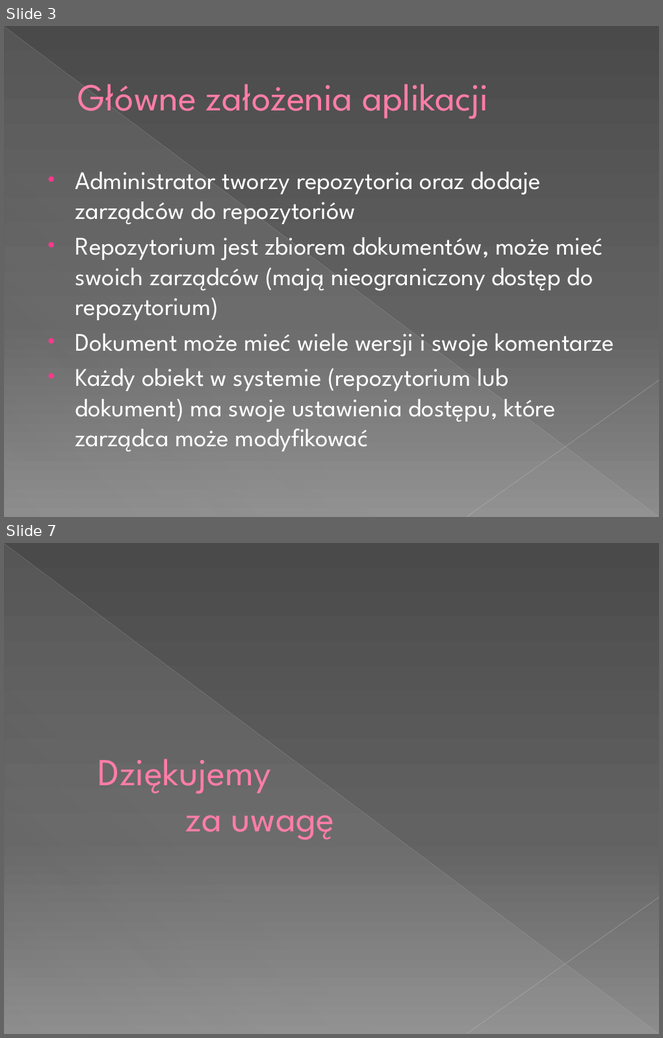
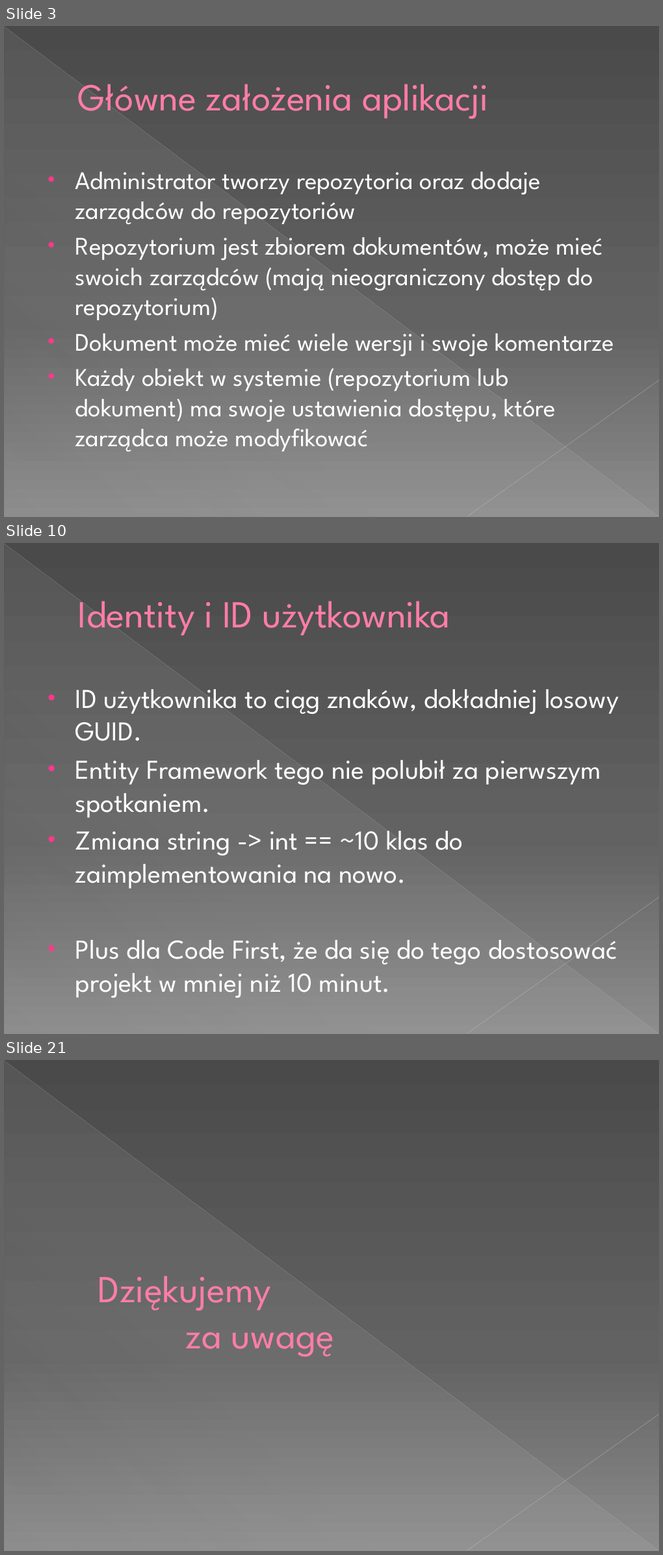
Before and after one commit to tMaxx/docspin, a slide deck: prez/112 Aplikacja do zarządzania obiegiem dokumentów.pptx. Shown one above the other, each under a label of ours: slides 3 and 7 before the commit, slides 3, 10 and 21 after it; the slides between them are not shown. The pictures are 663x1038 and 663x1555 pixels, drawn with LibreOffice and Linux fonts; fonts in the diff are those of the drawing. Boxes give left, top, right and bottom in pixels: in the first picture for what was removed or moved away, otherwise in the second. Text is boxed around its words. In the diff, an @@ line names an element or a change of style, - is before the commit and + after.

```diff
--- a/prez/112 Aplikacja do zarządzania obiegiem dokumentów.pptx
+++ b/prez/112 Aplikacja do zarządzania obiegiem dokumentów.pptx
@@ slide 10 added at (x1=4, y1=543, x2=659, y2=1034), background gradient #4A4A4A to #626262 to #8C8C8C; not listed: 3 template elements that a slide beside it also shows @@
@@ title added at (x1=78, y1=601, x2=450, y2=635), 42 pt, text #FF7DA7 @@
+Identity i ID użytkownika
@@ text added at (x1=76, y1=689, x2=619, y2=998), 30 pt, text #FFFFFF @@
+• ID użytkownika to ciąg znaków, dokładniej losowy GUID.
+• Entity Framework tego nie polubił za pierwszym spotkaniem.
+• Zmiana string -> int == ~10 klas do zaimplementowania na nowo.
+• Plus dla Code First, że da się do tego dostosować projekt w mniej niż 10 minut.
@@ what was slide 7 is now slide 21 @@
```
Also in this commit, not shown: 1 slide changed, 15 other slides added, 2 slides removed.
